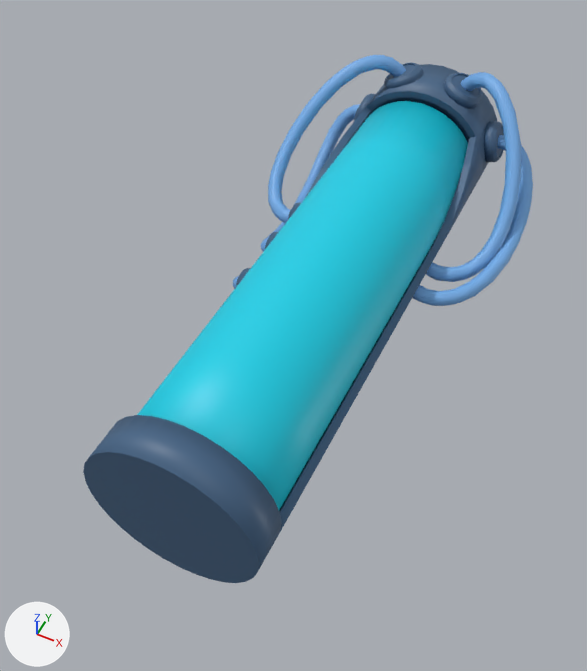
A saved change to the FBX model Assets/Character/gun_goo.fbx.
One viewpoint serves both versions: a camera (50 mm lens) standing at (0.517, -20.304, 1.696) and looking at (0.165, -19.601, 0.817). Every picture has the same lights, and +X, +Y and +Z are marked at lower left. Where no turn or scale is listed for an object, it has been applied to the vertices.

Names of what the first picture shows: 'gun_Tubes_right', 'gun_goo'.
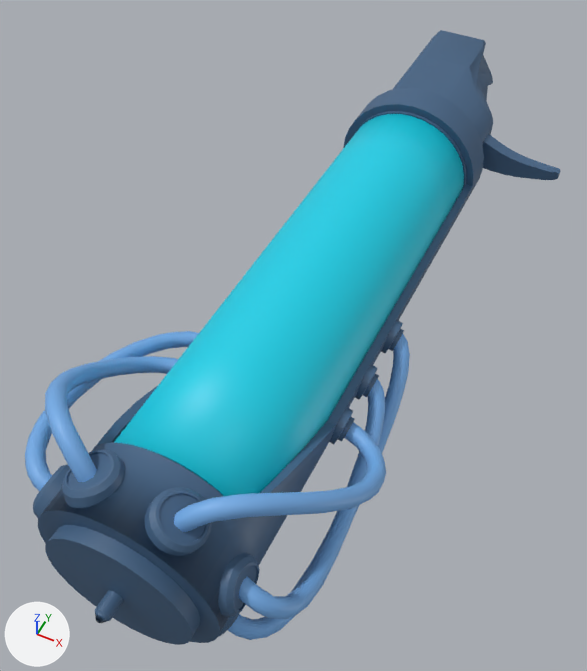
The newer file is also turned or shifted as a whole; pictures and numbers use the older file's frame.

What differs and where, as boxes [x1, y1, x2, y2] in the pictures (587 x 671 px):
'gun_body', added (blue)
    after: [33, 30, 560, 645]
'gun_Tubes_right', deleted (blue)
    before: [83, 55, 533, 583]
    faces in mat_gun_001 (blue #436385): [83, 62, 504, 583]
    faces in mat_gun (blue #74ace7): [233, 55, 533, 306]
'gun_Tubes_right.001', added (blue)
    after: [174, 334, 410, 640]
'gun_', added (blue)
    after: [25, 331, 199, 492]

The change, as a list of edits to the scene's bpy script:
```text
Add me_nurbspath_001:
    me_nurbspath_001.from_pydata(...)  # 543 vertices, 1033 faces; spans x -0.07..0.084, y -0.301..0.46, z -0.145..0.152
    me_nurbspath_001.materials.append(mat_gun)  # blue #74ace7
Add me_nurbspath_002:
    me_nurbspath_002.from_pydata(...)  # 346 vertices, 659 faces; spans x -0.105..0.065, y -0.196..0.137, z -0.026..0.177
    me_nurbspath_002.materials.append(mat_gun)  # blue #74ace7
Add me_nurbspath_006_1:
    me_nurbspath_006_1.from_pydata(...)  # 2178 vertices, 1846 faces; spans x -0.129..0.227, y -0.905..0.309, z -0.14..0.119
    me_nurbspath_006_1.materials.append(mat_gun_001)  # blue #436385
Remove ob_gun_tubes_right:
    ob_gun_tubes_right = bpy.data.objects.new('gun_Tubes_right', me_nurbspath_006)
    ob_gun_tubes_right.location = (0.2, -19.983, 0.9)
Add ob_gun_tubes_right_001:
    ob_gun_tubes_right_001 = bpy.data.objects.new('gun_Tubes_right.001', me_nurbspath_001)
    ob_gun_tubes_right_001.location = (0.306, -19.718, 0.881)
Add ob_gun:
    ob_gun = bpy.data.objects.new('gun_', me_nurbspath_002)
    ob_gun.location = (0.088, -19.823, 0.869)
Add ob_gun_body:
    ob_gun_body = bpy.data.objects.new('gun_body', me_nurbspath_006_1)
    ob_gun_body.location = (0.195, -19.191, 0.9)
```
